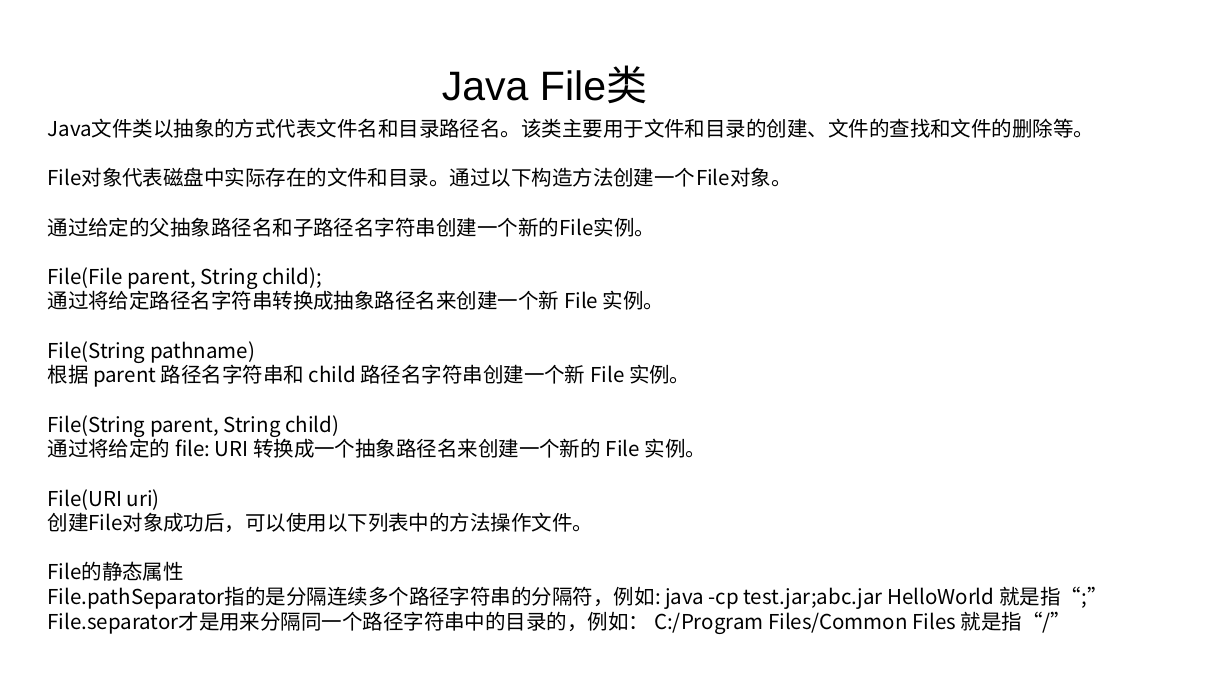
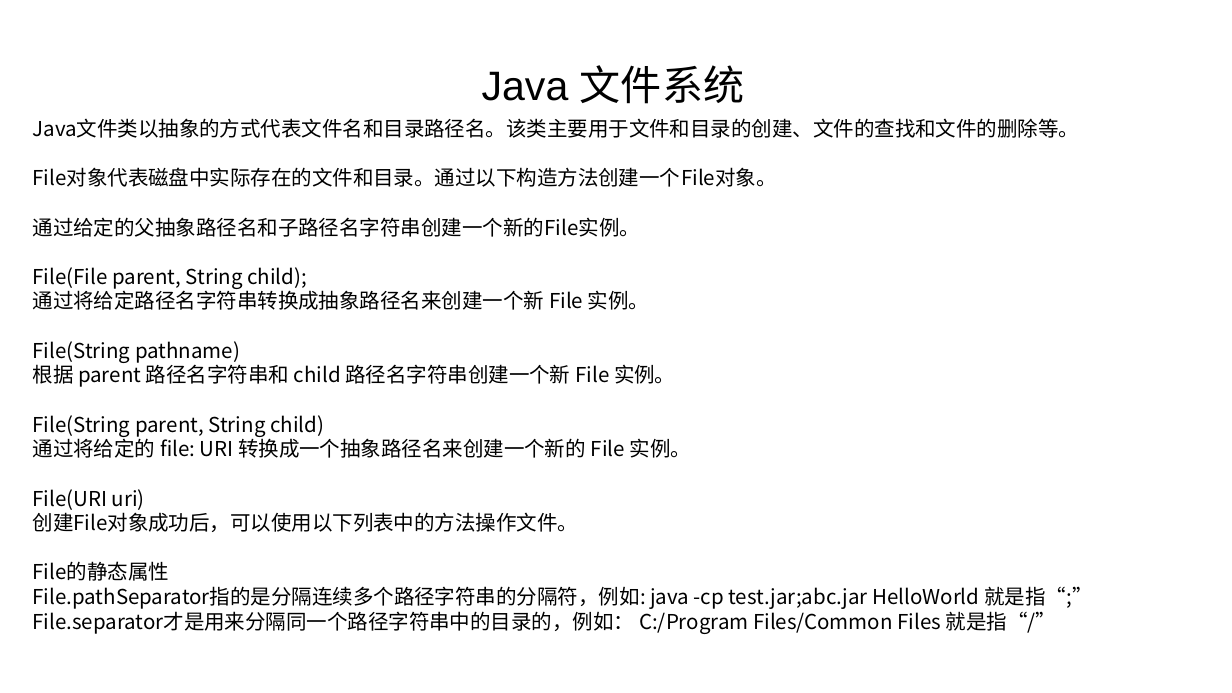
Before and after one commit to linkknown/PPT, a slide deck: slide 2 of 基础PPT/第8章：Java IO基础.pptx. Drawn at 1232x693 pixels with LibreOffice and Linux fonts; fonts in the diff are those of the drawing; background and template pictures are left out. Boxes give left, top, right and bottom in pixels: in the first picture for what was removed or moved away, otherwise in the second. Text is boxed around its words. In the diff, an @@ line names an element or a change of style, - is before the commit and + after.

```diff
--- a/基础PPT/第8章：Java IO基础.pptx
+++ b/基础PPT/第8章：Java IO基础.pptx
@@ text at box(482, 65, 744, 104): text changed @@
-Java File类
+Java 文件系统
@@ text "Java文件类以抽象的方式代表文件名和目录路径名。该类主要用于文件和目录的创建、文件的查找和文件的删除等。": place and size @@
-text "Java文件类以抽象的方式代表文件名和目录路径名。该类主要用于文件和目录的创建、文件的查找和文件的删除等。" at box(48, 118, 1108, 634)
+text "Java文件类以抽象的方式代表文件名和目录路径名。该类主要用于文件和目录的创建、文件的查找和文件的删除等。" at box(33, 118, 1093, 634)
```
Also in this commit, not shown: 5 other slides changed, 8 slides added, 2 slides removed, 1 other file.
